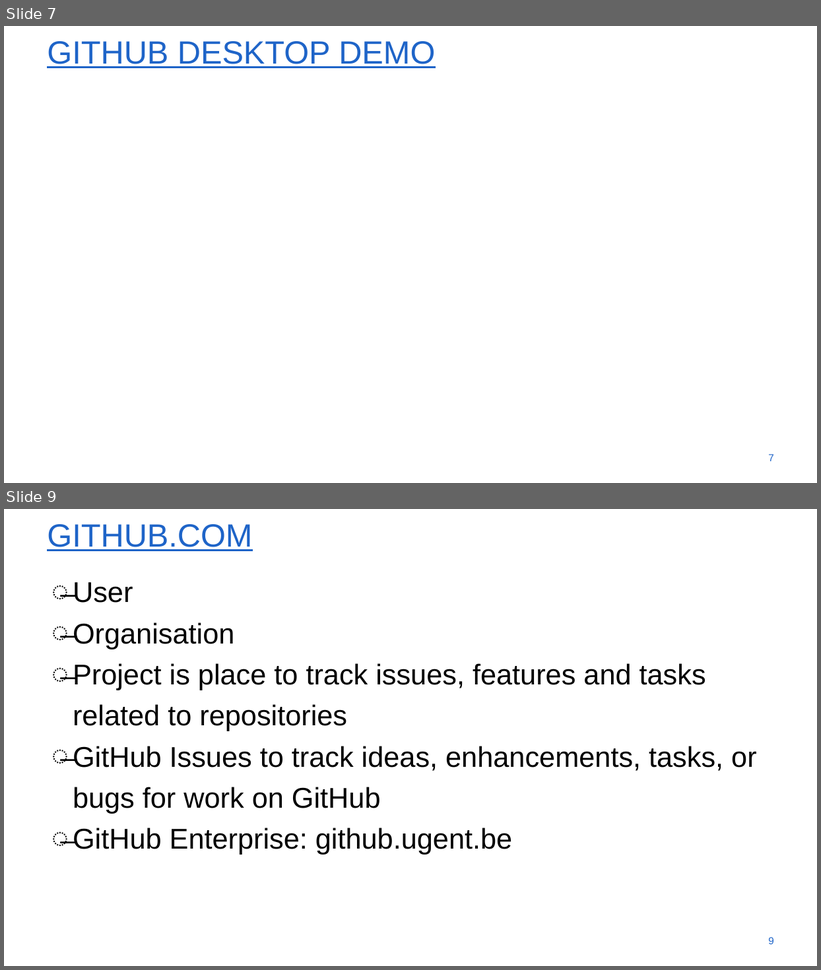
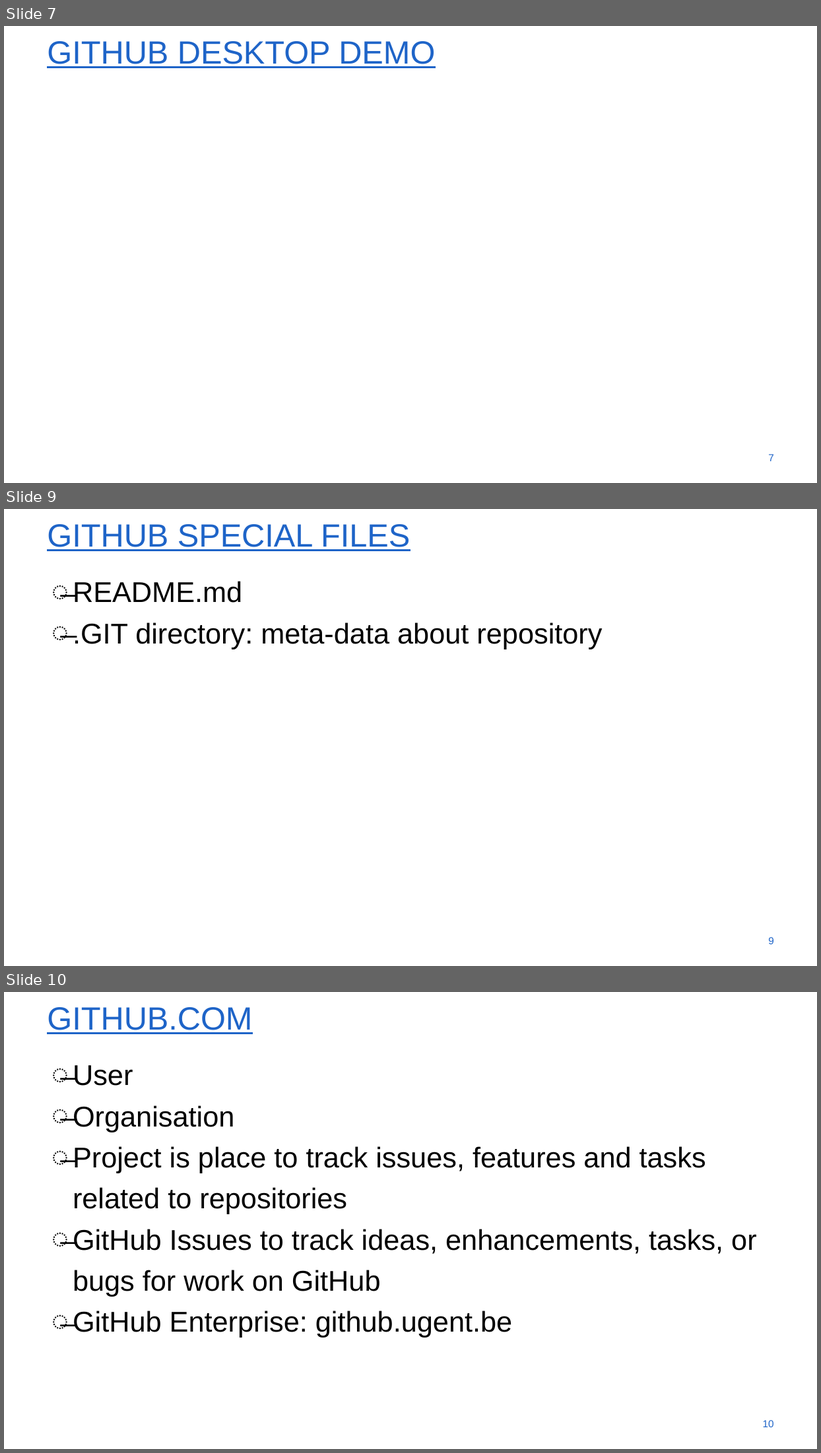
Before and after one commit to Qisi-Zhang/SSHTsessie, a slide deck: SSHTGithub.pptx. Shown one above the other, each under a label of ours: slides 7 and 9 before the commit, slides 7, 9 and 10 after it; the slides between them are not shown. The pictures are 821x970 and 821x1453 pixels, drawn with LibreOffice and Linux fonts; fonts in the diff are those of the drawing; background and template pictures are left out. Boxes give left, top, right and bottom in pixels: in the first picture for what was removed or moved away, otherwise in the second. Text is boxed around its words. In the diff, an @@ line names an element or a change of style, - is before the commit and + after.

Commit message:
add slide Github files

```diff
--- a/SSHTGithub.pptx
+++ b/SSHTGithub.pptx
@@ slide 9 added at <box>4,509,817,966</box>, background #FFFFFF @@
@@ title added at <box>47,524,410,551</box>, 54 pt, text #1E64C8, underline @@
+GITHUB SPECIAL FILES
@@ text added at <box>73,581,602,649</box>, 48 pt, text #000000 @@
+̶ README.md
+̶ .GIT directory: meta-data about repository
@@ page number added at <box>768,937,774,945</box>, 17.1 pt, text #1E64C8 @@
+9
@@ what was slide 9 is now slide 10 @@
@@ page number at <box>763,1420,774,1428</box>: text changed @@
-9
+10
```
Also in this commit, not shown: 2 slides changed, 3 other files.
